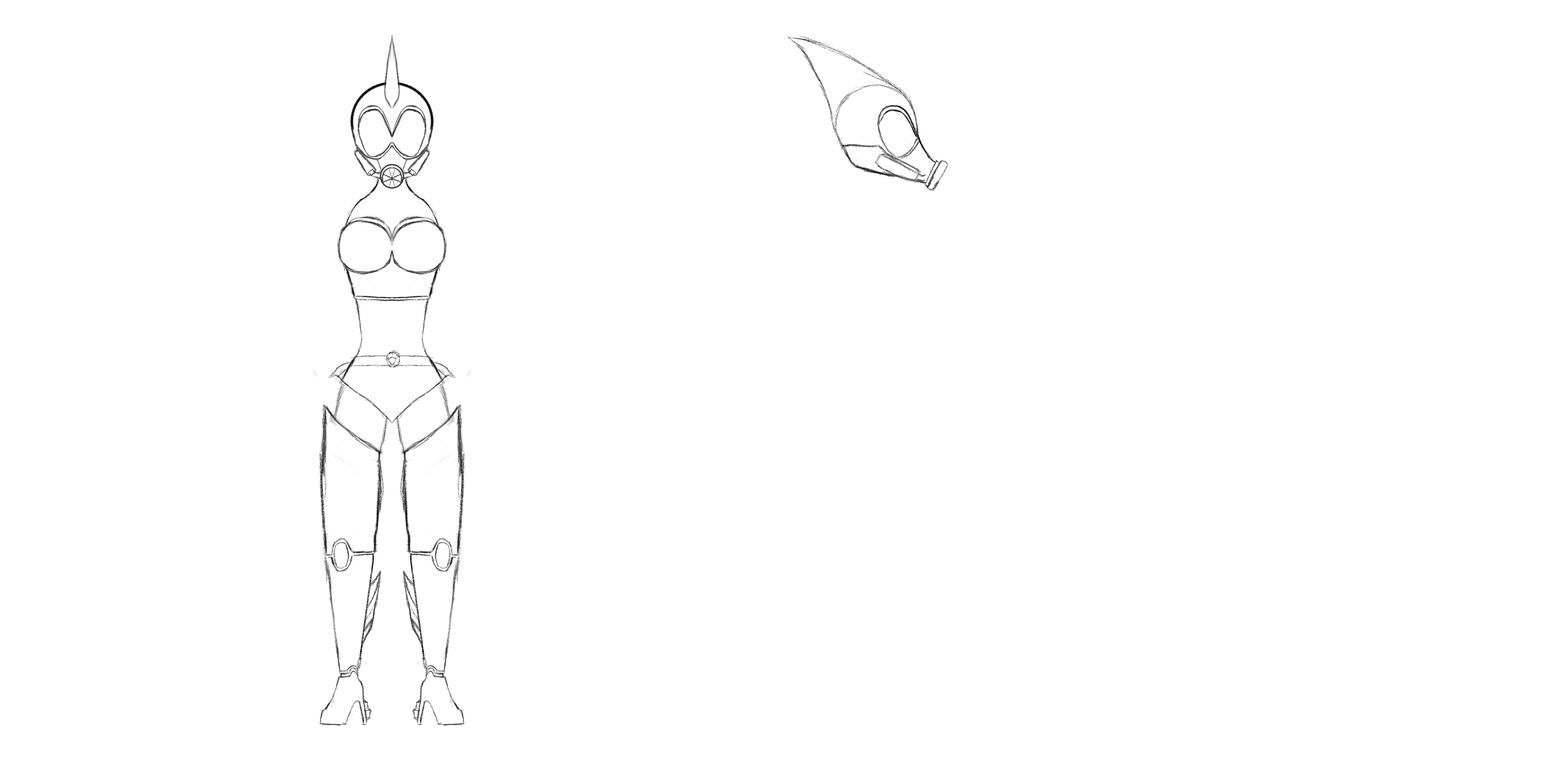
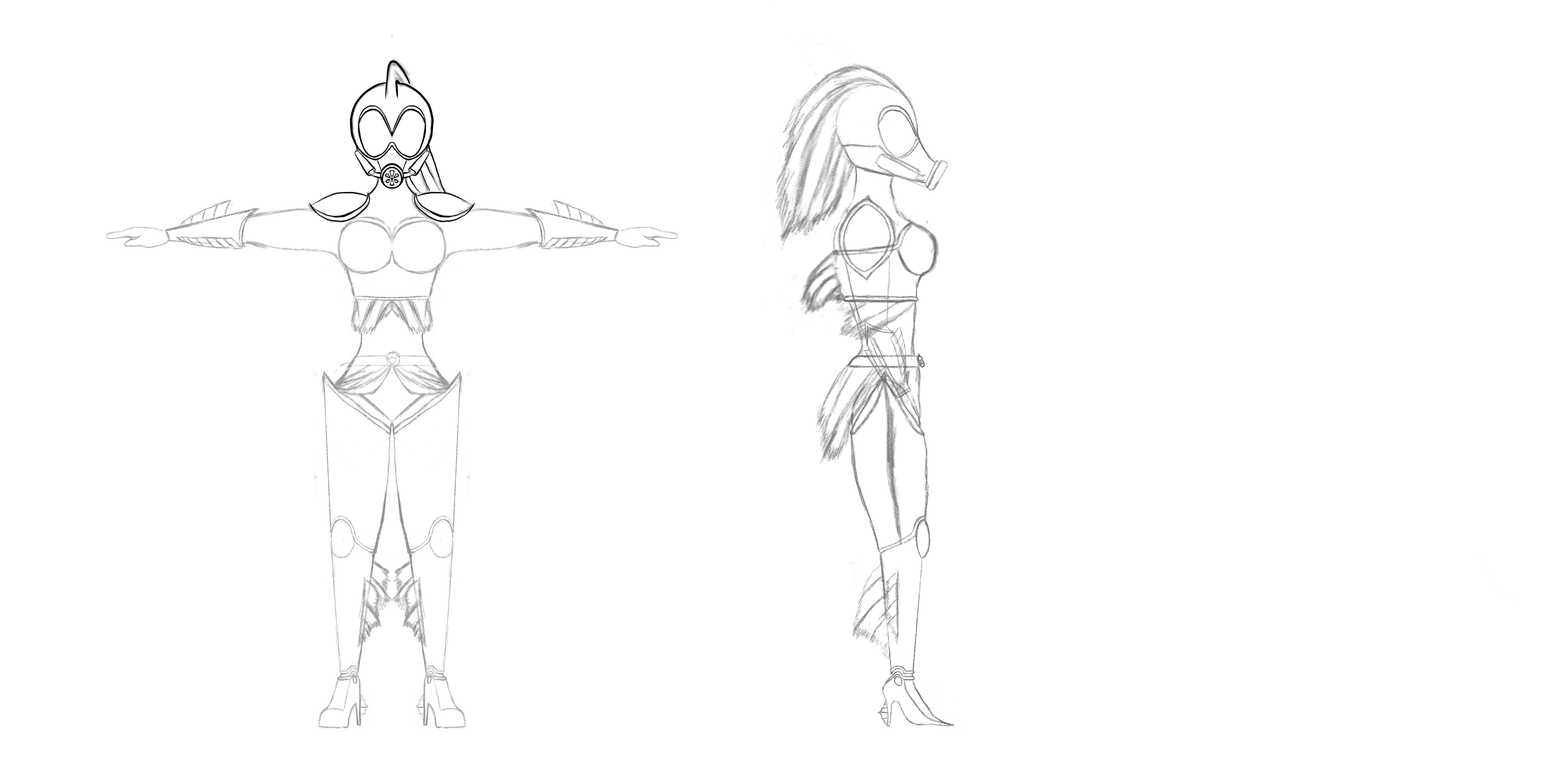
Revision of a layered 1568px x 784px image; what changed, layer by layer:
added group "sketch_fornt_v2" (45%) with 12 layers above "sketch_side_v2" over left=105, top=32, right=1511, bottom=736
added layer "hands" (1st of 4, in "sketch_fornt_v2") in group "sketch_fornt_v2" over left=105, top=196, right=679, bottom=270
added layer "arms" (1st of 6, in "sketch_fornt_v2") in group "sketch_fornt_v2" over left=147, top=171, right=637, bottom=613
added layer "Copy of legs" (1st of 3, in "sketch_fornt_v2") in group "sketch_fornt_v2" over left=124, top=245, right=1511, bottom=731
added layer "torso" (1st of 6, in "sketch_fornt_v2") in group "sketch_fornt_v2" over left=294, top=34, right=490, bottom=588
added layer "Copy of head_2" (1st of 6, in "sketch_fornt_v2") in group "sketch_fornt_v2" over left=269, top=34, right=515, bottom=662
added group "sketch_side_v2" (58%) with 10 layers above "sketch_side" over left=105, top=0, right=1511, bottom=736
added layer "Copy of legs" (2nd of 3, in "sketch_side_v2") in group "sketch_side_v2" over left=304, top=269, right=968, bottom=736
added layer "crotch" (2nd of 4, in "sketch_side_v2") in group "sketch_side_v2" over left=760, top=220, right=931, bottom=466
added layer "Copy of torso" in group "sketch_side_v2" over left=760, top=171, right=946, bottom=368
added layer "head" (3rd of 6, in "sketch_side_v2") in group "sketch_side_v2" over left=105, top=0, right=1511, bottom=736
moved "Copy of Paint Layer 4" (1st of 2, in "sketch_side") into group "sketch_side", painted on it over left=105, top=0, right=1511, bottom=736
hid group "sketch front" (12 layers) over left=105, top=34, right=679, bottom=730
hid "legs" (5th of 6, in "sketch front"), painted on it over left=304, top=343, right=480, bottom=730
painted on "torso" (5th of 6, in "sketch front") over left=294, top=147, right=490, bottom=588
painted on "Copy of head_2" (4th of 6, in "sketch front") over left=269, top=34, right=515, bottom=270
…and 8 more changes (7 added, 1 painted)